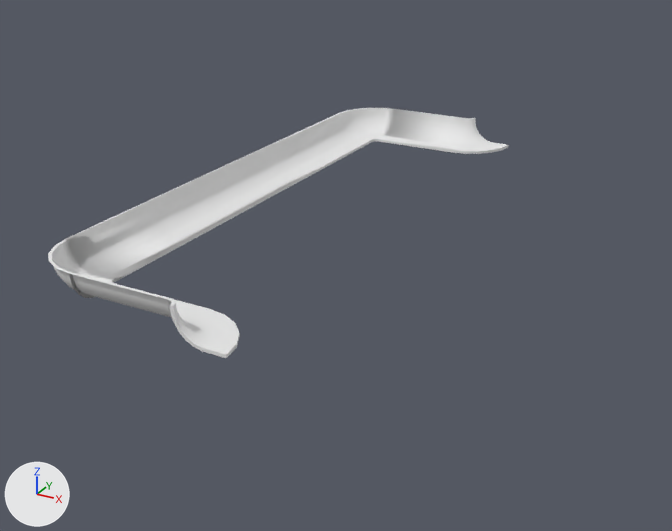
A saved change to the OBJ model RocketCarGame/Assets/Arenas/ArenaTesty.obj.
One viewpoint serves both versions: a 50 mm lens placed at (31.6, -48.3, 20.4), pointed at (6.7, -3.1, -2.2). The lights are fixed; the arrows at lower left show +X, +Y and +Z. Where no turn or scale is listed for an object, it has been applied to the vertices. Vertices at the same position are counted once.

The first picture shows 'ArenaTesty'.
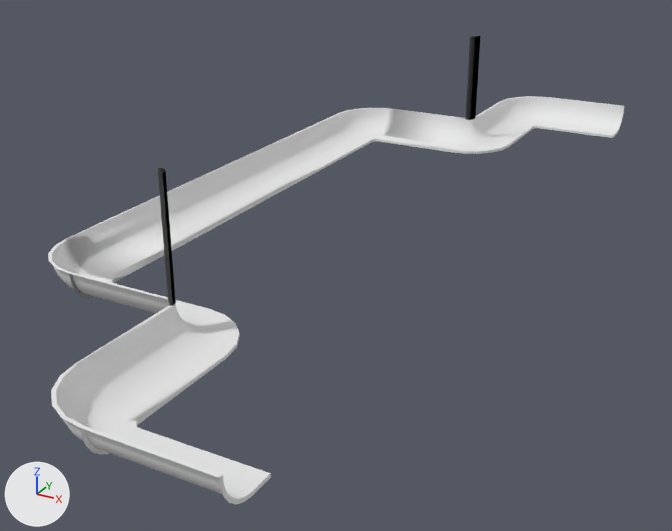
Boxes [x1, y1, x2, y2] around the edits, measured in the pictures (672 x 531 px):
'ArenaTesty', reshaped (25% wider, 87% taller): before [48, 108, 509, 358]; after [48, 36, 625, 504]
part 1 of me_arenatesty, added: after [539, 98, 625, 138]
part 2 of me_arenatesty, added: after [80, 426, 271, 504]
part 3 of me_arenatesty, added: after [501, 96, 552, 129]
part 4 of me_arenatesty, built on: before [70, 109, 509, 358]; after [51, 36, 533, 453]

Edits to the bpy script that builds the scene:
```text
Change me_arenatesty:
    used by ob_arenatesty; location = (0.0, 0.0, 0.0)
    remove me_arenatesty.from_pydata(...)  # 489 vertices, 423 faces; spans x -3.0..9.8, y -18.8..18.8, z 0.0..1.9
    add me_arenatesty.from_pydata(...)  # 846 vertices, 701 faces; spans x -3.0..16.2, y -28.2..28.2, z 0.0..8.2
    me_arenatesty part 1: the loose piece of 40 vertices spanning x -3.0..0.0, y 9.0..15.0, z 0.0..1.9 is copied, and the copy is turned -90 degrees about the z axis through its middle, then moved by (14.7, 14.7, 0.0); it spans x 10.2..16.2, y 25.2..28.2, z 0.0..1.9
    me_arenatesty part 2: the loose piece of 40 vertices spanning x -3.0..0.0, y 9.0..15.0, z 0.0..1.9 is copied, and the copy is turned 90 degrees about the z axis through its middle, then moved by (14.7, -38.7, 0.0); it spans x 10.2..16.2, y -28.2..-25.2, z 0.0..1.9
    me_arenatesty part 3: a new loose piece of 80 vertices spanning x 6.8..10.2, y 24.8..28.2, z 0.0..1.9, in mat_aistandardsurface1sg (white #e7e7e7)
    me_arenatesty part 4
    128 faces are deleted
    22 vertices move within x 6.4..7.0, y -18.7..18.8, z 1.9
    134 vertices are added at x 6.4..10.2, y -28.2..24.8, z 0.0..8.2
    22 new vertices lie (0.0, 0.0, 6.3) away from vertices in x 6.4..7.0, y -18.7..18.8, z 1.9
    12 new vertices lie (0.0, -6.0, 0.0) away from vertices in x 6.8..9.8, y -18.8, z 0.0..1.9
    12 new vertices lie (0.0, 0.0, 0.4) away from vertices in x 6.4..7.0, y -18.6..18.8, z 1.5
    11 new vertices lie (0.0, 6.0, 0.0) away from vertices in x 7.0..9.8, y 18.8, z 0.0..1.9
    6 new vertices lie (0.0, 0.0, 0.4) away from vertices in x 6.8..10.2, y -28.2..18.8, z 1.5
    284 new faces join them
```
